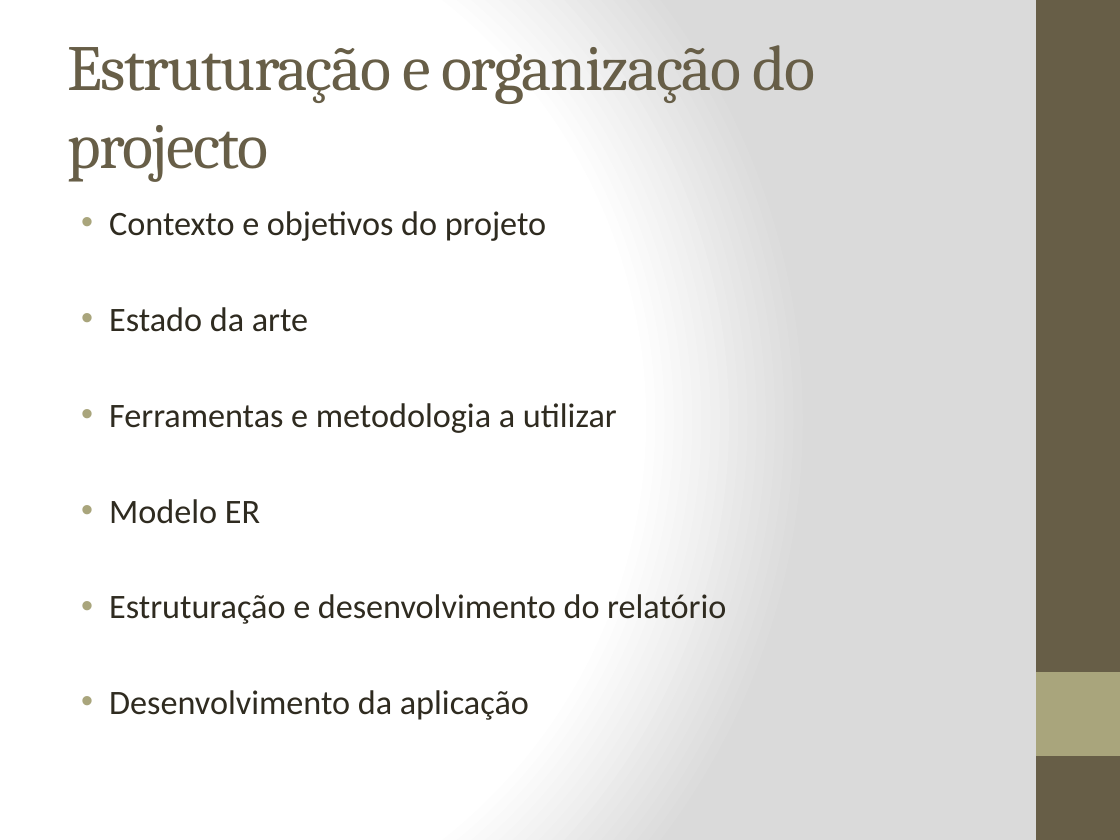
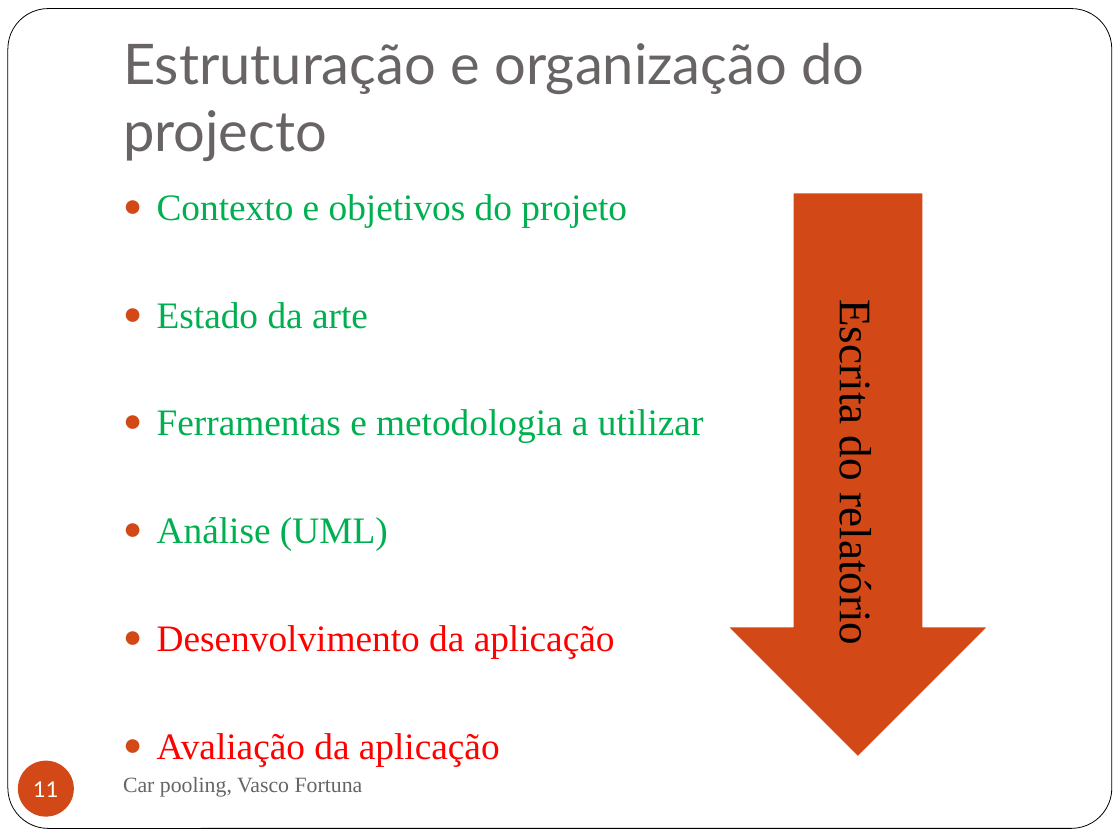
Before and after one commit to Vascomfortuna/Projeto-EI, a slide deck: slide 11 of Apresentação.pptx (slide 9 before the commit). Drawn at 1120x840 pixels with LibreOffice and Linux fonts; fonts in the diff are those of the drawing. Boxes give left, top, right and bottom in pixels: in the first picture for what was removed or moved away, otherwise in the second. Text is boxed around its words. In the diff, an @@ line names an element or a change of style, - is before the commit and + after.

```diff
--- a/Apresentação.pptx
+++ b/Apresentação.pptx
@@ background gradient #FFFFFF to #DADADA to #FFFFFF @@
@@ rounded rectangle added at bbox=[8, 9, 1112, 829], fill #FFFFFF, outline #000000 0.5 pt @@
@@ rectangle removed at bbox=[1036, 0, 1120, 840] @@
@@ title "Estruturação e organização do projecto": place and size @@
-title "Estruturação e organização do projecto" at bbox=[67, 45, 815, 182]
+title "Estruturação e organização do projecto" at bbox=[123, 43, 864, 161]
@@ title "Estruturação e organização do projecto" at bbox=[123, 43, 864, 161]: size 41.4 to 36 pt, font Cambria to Lato, text colour #675E47 to #696464, letter spacing -1 to 0 pt; vertical alignment middle to bottom @@
@@ text "Contexto e objetivos do projeto": place and size @@
-text "Contexto e objetivos do projeto" at bbox=[109, 211, 726, 720]
+text "Contexto e objetivos do projeto" at bbox=[157, 194, 704, 766]
@@ text at bbox=[157, 194, 704, 658]: size 22 to 24.1 pt, font Calibri to Times New Roman in "Contexto e objetivos do projeto", "Estado da arte", "Ferramentas e metodologia a utilizar", "Desenvolvimento da aplicação"; text colour #2F2B20 to #00B050 in "Contexto e objetivos do projeto", "Estado da arte", "Ferramentas e metodologia a utilizar"; text colour #2F2B20 to #FF0000 in "Desenvolvimento da aplicação"; bullet • to ●; more space between paragraphs; bullet colour #A9A57C to #D34817 @@
@@ right arrow added at bbox=[727, 193, 988, 758], fill #D34817, outline #FFFFFF 1 pt @@
@@ text added at bbox=[830, 311, 880, 640], 29 pt, text #000000 @@
+Escrita do relatório
@@ text at bbox=[157, 517, 388, 551]: text changed; size 22 to 24.1 pt; font Calibri to Times New Roman; text colour #2F2B20 to #00B050 @@
-• Modelo ER
-• Estruturação e desenvolvimento do relatório
+● Análise (UML)
@@ rectangle removed at bbox=[1036, 672, 1120, 756] @@
@@ text at bbox=[157, 733, 500, 766]: paragraph added @@
+● Avaliação da aplicação
@@ page number added at bbox=[18, 760, 74, 816], fill #D34817, 14 pt, text #FFFFFF @@
+11
@@ text added at bbox=[123, 777, 363, 797], 14 pt, text #696464 @@
+Car pooling, Vasco Fortuna
```
Also in this commit, not shown: 7 other slides changed, 4 slides added, 6 slides removed, 22 other files.
